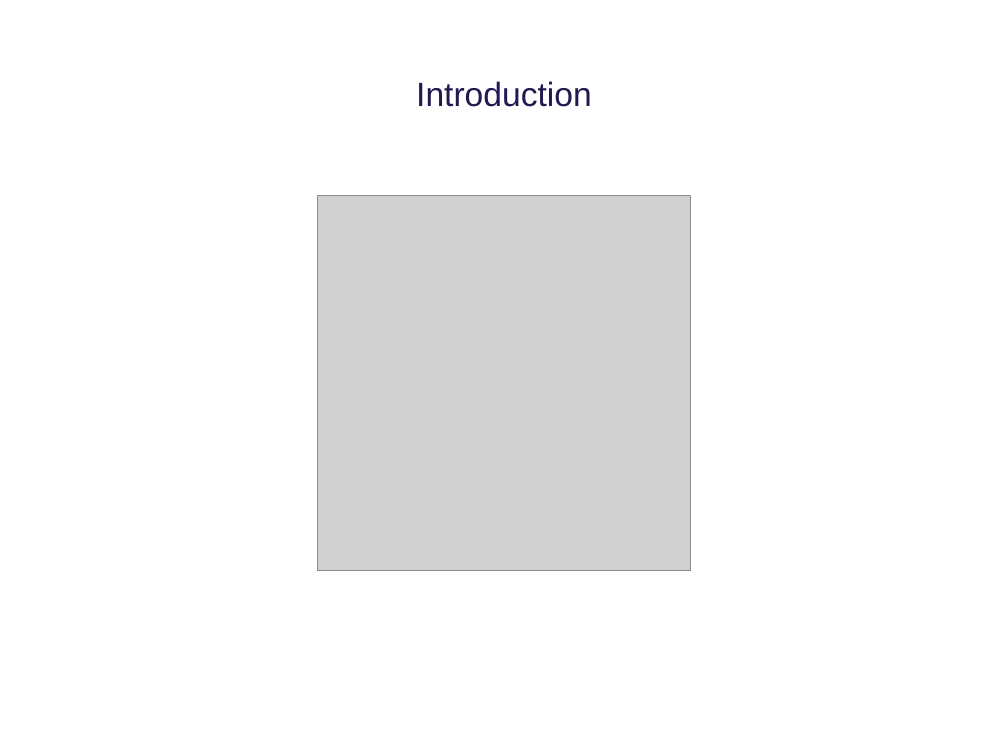
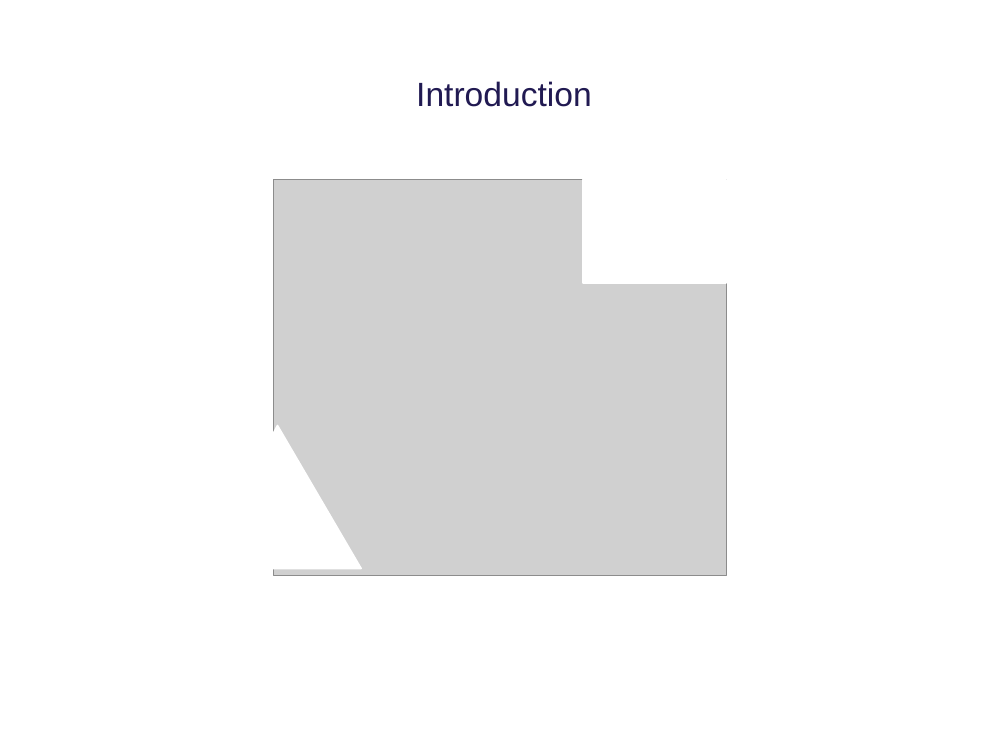
Before and after one commit to tkjj13/P8, a slide deck: slide 3 of ppt/final.pptx. Drawn at 1008x756 pixels with LibreOffice and Linux fonts; fonts in the diff are those of the drawing; grey boxes stand for pictures; background and template pictures are left out. Boxes give left, top, right and bottom in pixels: in the first picture for what was removed or moved away, otherwise in the second. Text is boxed around its words. In the diff, an @@ line names an element or a change of style, - is before the commit and + after.

```diff
--- a/ppt/final.pptx
+++ b/ppt/final.pptx
@@ picture: place and size @@
-picture at (318, 196, 690, 571)
+picture at (274, 179, 727, 576)
@@ rectangle added at (584, 179, 727, 282), fill #FFFFFF, outline #FFFFFF 1.25 pt @@
@@ triangle added at (203, 425, 361, 569), fill #FFFFFF, outline #FFFFFF 1.25 pt @@
```
Also in this commit, not shown: 2 other slides changed.
